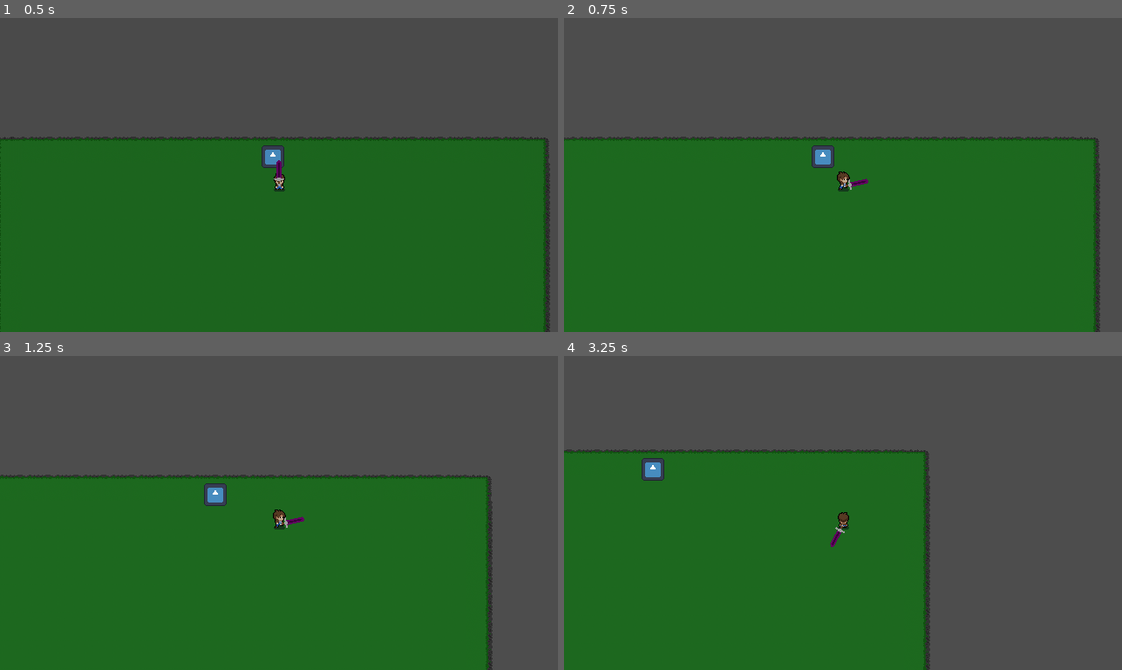
Above: before the commit, frames 1-4 (two rows, left to right).
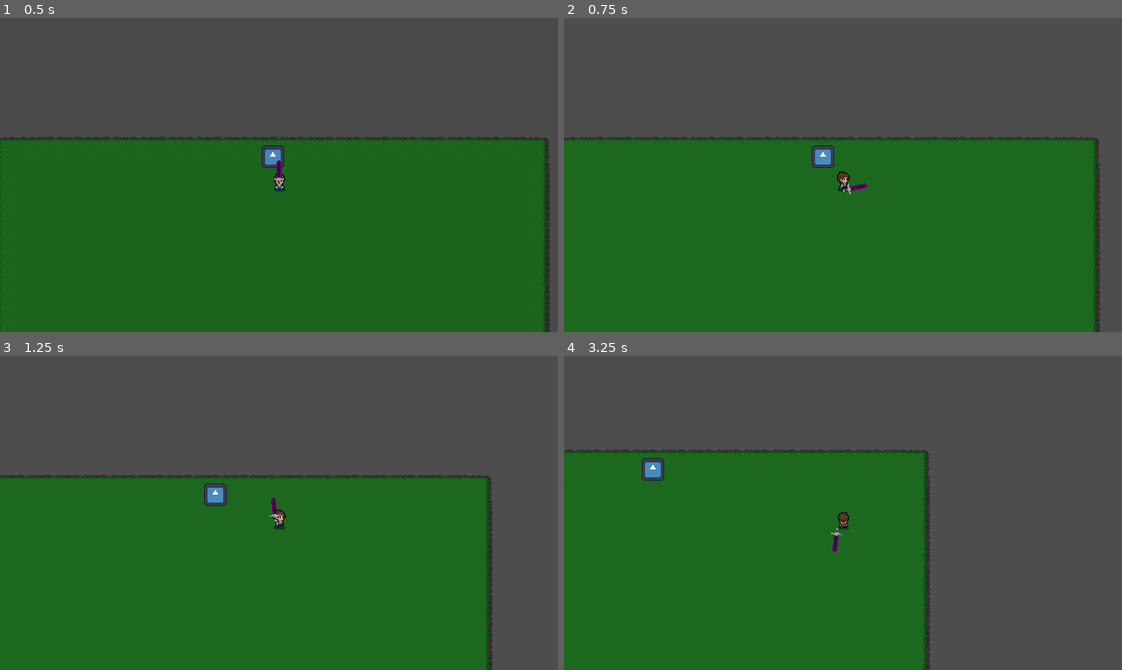
Above: after the commit, the same moments.

Repository: vaspantia/MaDungHurd
Game: Godot game, scene res://scenes/levels/overworld.tscn
Same seed, same stepped clock (60 frames per second), same inputs: the game is played once before the commit and once after it. The engine's default icon, where the game draws it, is replaced by a stand-in: a white triangle on a blue panel in a dark square.
Inputs (mouse positions are in pixels of both pictures, inside the frame that each line leads up to):
- Up to frame 1 (0.5 s): no input
- Up to frame 2 (0.75 s): tap Enter (ui_accept) at 0.5 s; move the mouse to (965, 159) at 0.52 s; hold D (player_move_right) from 0.53 s (still down); click (965, 159) at 0.6 s
- Up to frame 3 (1.25 s): keep holding D (player_move_right); tap Enter (ui_accept) at 0.77 s; right-click (401, 497) at 0.8 s
- Up to frame 4 (3.25 s): move the mouse to (731, 528) at 1.27 s; release D (player_move_right) at 1.28 s; hold S (player_move_down) 1.28-2.03 s; right-click (731, 528) at 1.35 s; tap Enter (ui_accept) at 1.52, 3.02 s; click (731, 528) at 1.55 s; move the mouse to (898, 443) at 2.02 s; hold D (player_move_right) 2.03-2.78 s; tap V (player_dash) at 2.1 s; right-click (898, 443) at 2.3 s; move the mouse to (815, 575) at 2.77 s; hold W (player_move_up) from 2.78 s (still down); tap Shift (player_sprint) at 2.85 s; click (815, 575) at 3.05 s

Frame 1 is identical in both runs. In frame 2, 0.1% of the frame differs, in the area x 50-55%, y 51-57%; in frame 3, 0.1%, in the area x 48-55%, y 45-55%; in frame 4, less than 0.1%.

Commit message:
Add primary and secondary attack input configurations

Diff:
--- a/ma-dung-hurd/project.godot
+++ b/ma-dung-hurd/project.godot
@@ -57,7 +57,16 @@
 "events": [Object(InputEventKey,"resource_local_to_scene":false,"resource_name":"","device":-1,"window_id":0,"alt_press …(192 unchanged characters)…
 ]
 }
-
+player_attack_primary={
+"deadzone": 0.2,
+"events": [Object(InputEventMouseButton,"resource_local_to_scene":false,"resource_name":"","device":-1,"window_id":0,"alt_pressed":false,"shift_pressed":false,"ctrl_pressed":false,"meta_pressed":false,"button_mask":1,"position":Vector2(153, 16),"global_position":Vector2(162, 64),"factor":1.0,"button_index":1,"canceled":false,"pressed":true,"double_click":false,"script":null)
+]
+}
+player_attack_secondary={
+"deadzone": 0.2,
+"events": [Object(InputEventMouseButton,"resource_local_to_scene":false,"resource_name":"","device":-1,"window_id":0,"alt_pressed":false,"shift_pressed":false,"ctrl_pressed":false,"meta_pressed":false,"button_mask":2,"position":Vector2(255, 21),"global_position":Vector2(264, 69),"factor":1.0,"button_index":2,"canceled":false,"pressed":true,"double_click":false,"script":null)
+]
+}
 [layer_names]
 
 2d_navigation/layer_2="Layer 2"
